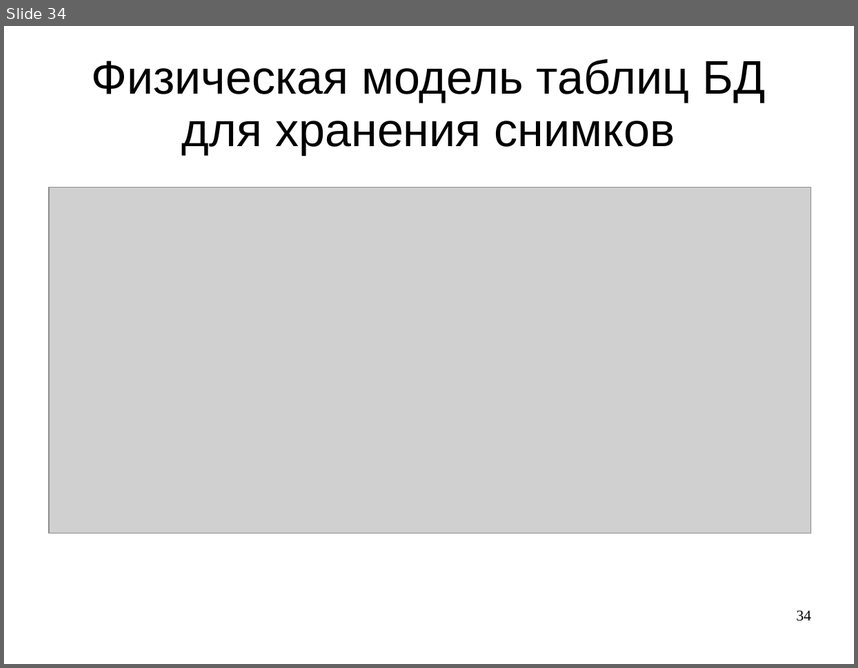
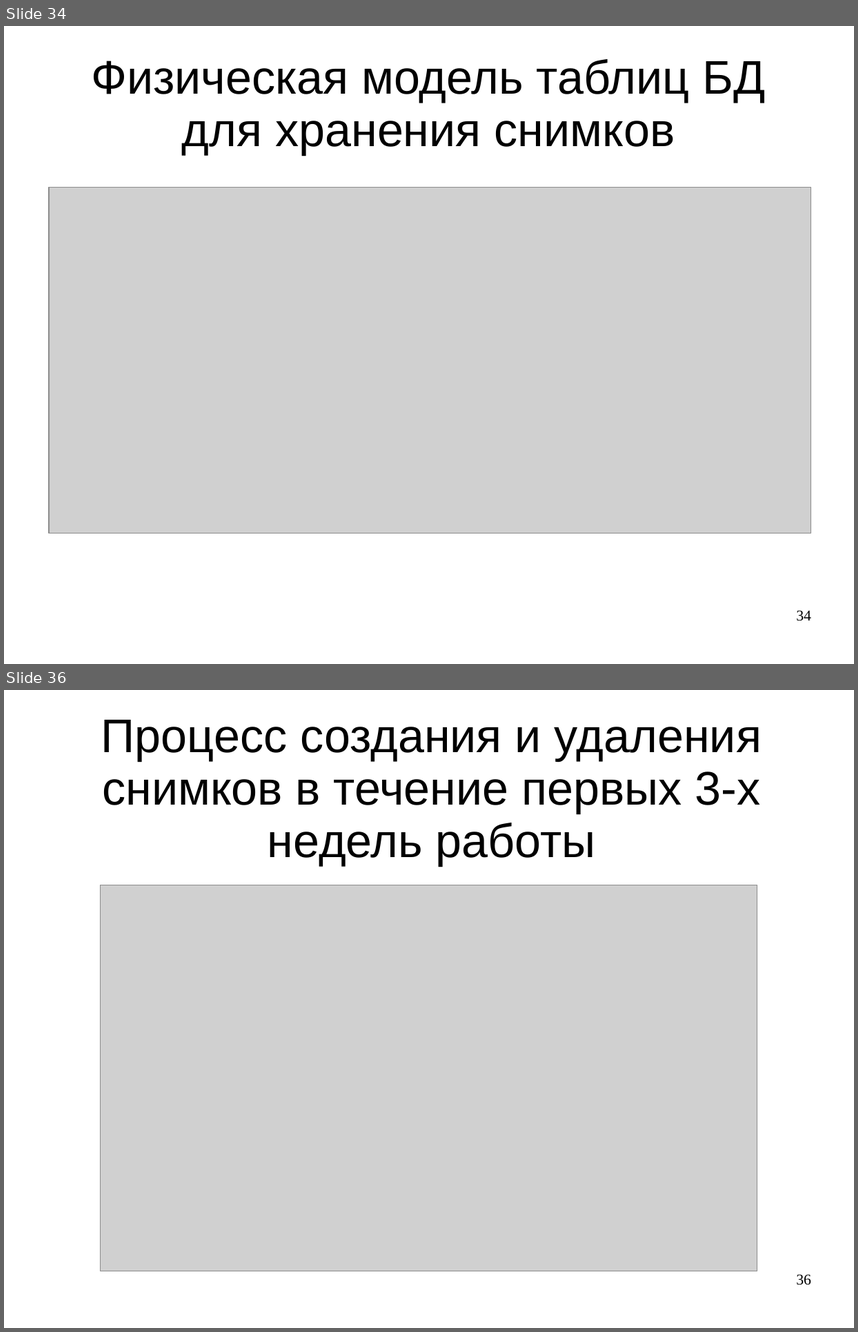
Before and after one commit to LilyTs/Diplom, a slide deck: Цаплина_(Дипломная).ppt. Shown one above the other, each under a label of ours: slide 34 before the commit, slides 34 and 36 after it; the slides between them are not shown. The pictures are 858x668 and 858x1332 pixels, drawn with LibreOffice and Linux fonts; fonts in the diff are those of the drawing; grey boxes stand for pictures. Boxes give left, top, right and bottom in pixels: in the first picture for what was removed or moved away, otherwise in the second. Text is boxed around its words. In the diff, an @@ line names an element or a change of style, - is before the commit and + after.

Commit message:
добавлена схема процесса удаления снимков, исправлена блок-схема алгоитма

```diff
--- a/Цаплина_(Дипломная).ppt
+++ b/Цаплина_(Дипломная).ppt
@@ slide 36 added at (4, 690, 854, 1328), background #FFFFFF @@
@@ title added at (101, 720, 762, 866), 44 pt, text #000000 @@
+Процесс создания и удаления снимков в течение первых 3-х недель работы
@@ picture added at (101, 885, 757, 1271) @@
@@ page number added at (796, 1274, 811, 1285), 14 pt, text #000000 @@
+36
```
Also in this commit, not shown: 1 slide changed, 5 other files.
